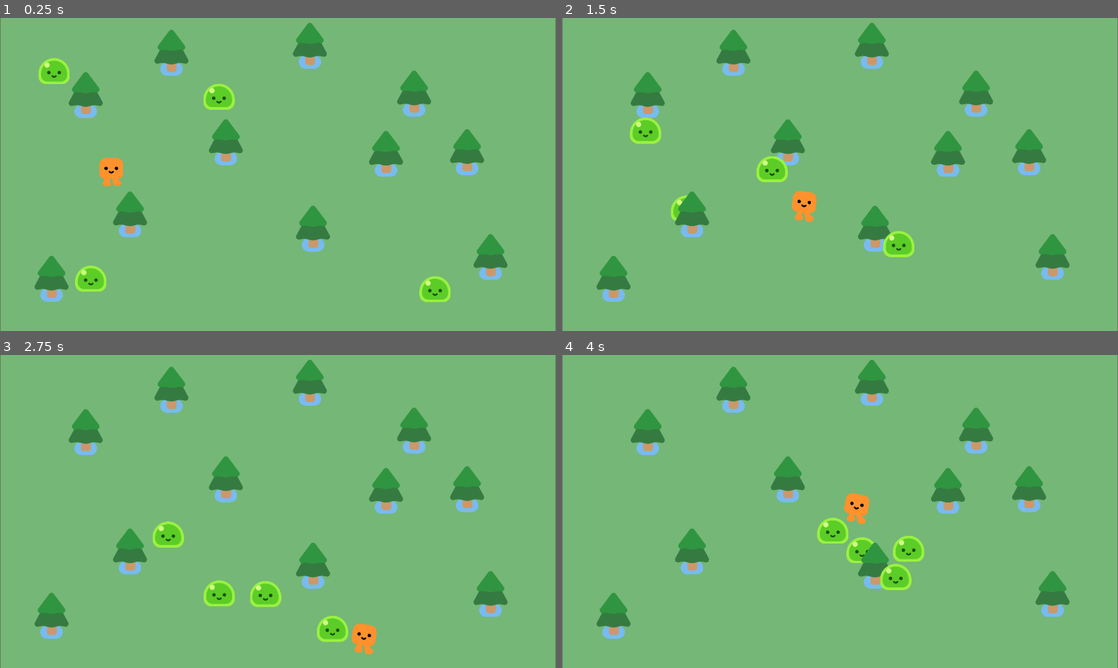
Above: before the commit, frames 1-4 (two rows, left to right).
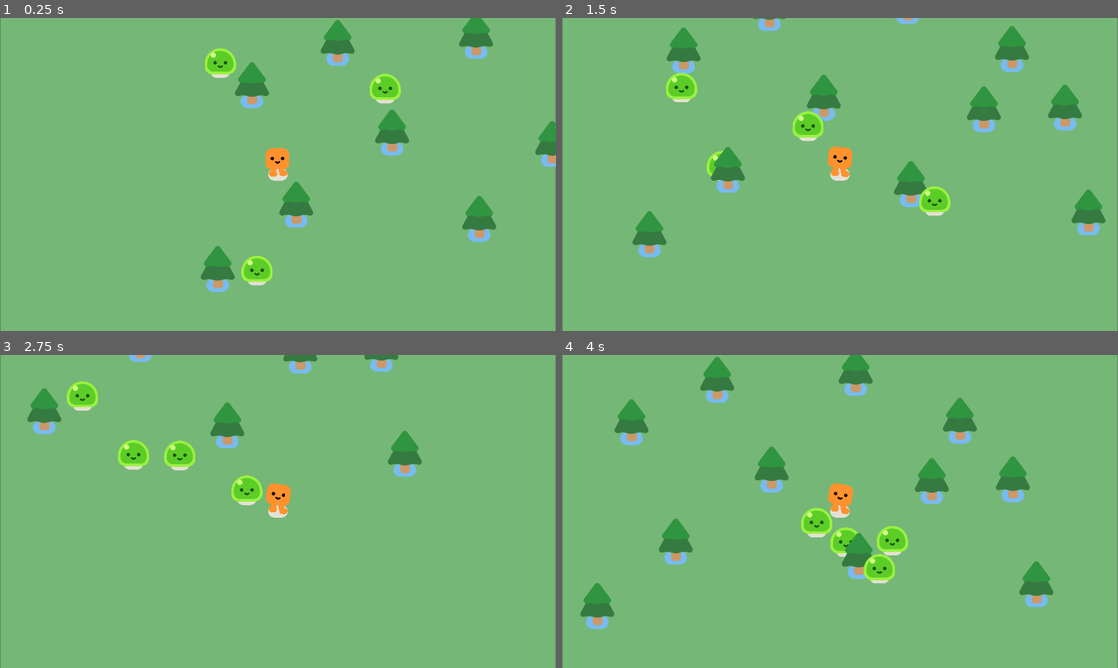
Above: after the commit, the same moments.

Repository: Subodh668/2d_trial_game
Game: Godot game, scene res://scenes/survivor_game.tscn
Same seed, same stepped clock (60 frames per second), same inputs: the game is played once before the commit and once after it.
Inputs:
- Up to frame 1 (0.25 s): no input
- Up to frame 2 (1.5 s): hold D (move_right) 0.53-1.28 s; hold S (move_down) from 1.28 s (still down)
- Up to frame 3 (2.75 s): release S (move_down) at 2.03 s; hold D (move_right) from 2.03 s (still down)
- Up to frame 4 (4 s): release D (move_right) at 2.78 s; hold W (move_up) 2.78-3.53 s; hold A (move_left) from 3.53 s (still down)

The runs differ from the first frame. In frame 1, 14% of the frame differs, in the area x 6-100%, y 0-91%; in frame 2, 15%, in the area x 6-98%, y 0-91%; in frame 3, 12%; in frame 4, 13%.

Commit message:
Refactor game scenes and scripts: update player and survivor game scenes, adjust editor configurations, and enhance mob behavior

Diff:
--- a/scenes/player.tscn
+++ b/scenes/player.tscn
@@ -16,3 +16,5 @@
 [node name="CollisionShape2D" type="CollisionShape2D" parent="." unique_id=1467747309]
 position = Vector2(-1, 0)
 shape = SubResource("CircleShape2D_g2els")
+
+[node name="Camera2D" type="Camera2D" parent="." unique_id=1807500227]
--- a/scenes/survivor_game.tscn
+++ b/scenes/survivor_game.tscn
@@ -7,7 +7,10 @@
 [node name="Game" type="Node2D" unique_id=174864434]
 y_sort_enabled = true
 
-[node name="ColorRect" type="ColorRect" parent="." unique_id=1358522164]
+[node name="CanvasLayer" type="CanvasLayer" parent="." unique_id=1192380059]
+layer = -10
+
+[node name="ColorRect" type="ColorRect" parent="CanvasLayer" unique_id=1358522164]
 offset_left = 1.0
 offset_right = 1919.0
 offset_bottom = 1080.0
--- a/scripts/mob.gd
+++ b/scripts/mob.gd
@@ -1,6 +1,6 @@
 extends CharacterBody2D
 
-#main player
+#track main player when game run the instance is created
 @onready var player = get_node("/root/Game/Player")
 
 #func _ready():
Not shown, changed: .DS_Store
